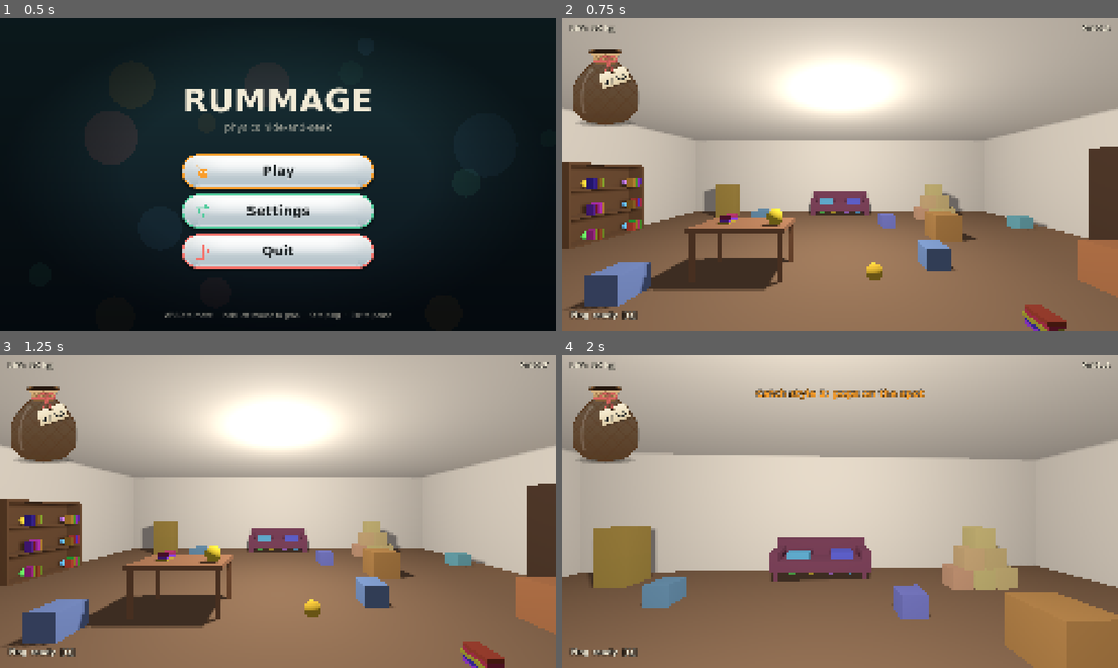
Above: before the commit, frames 1-4 (two rows, left to right).
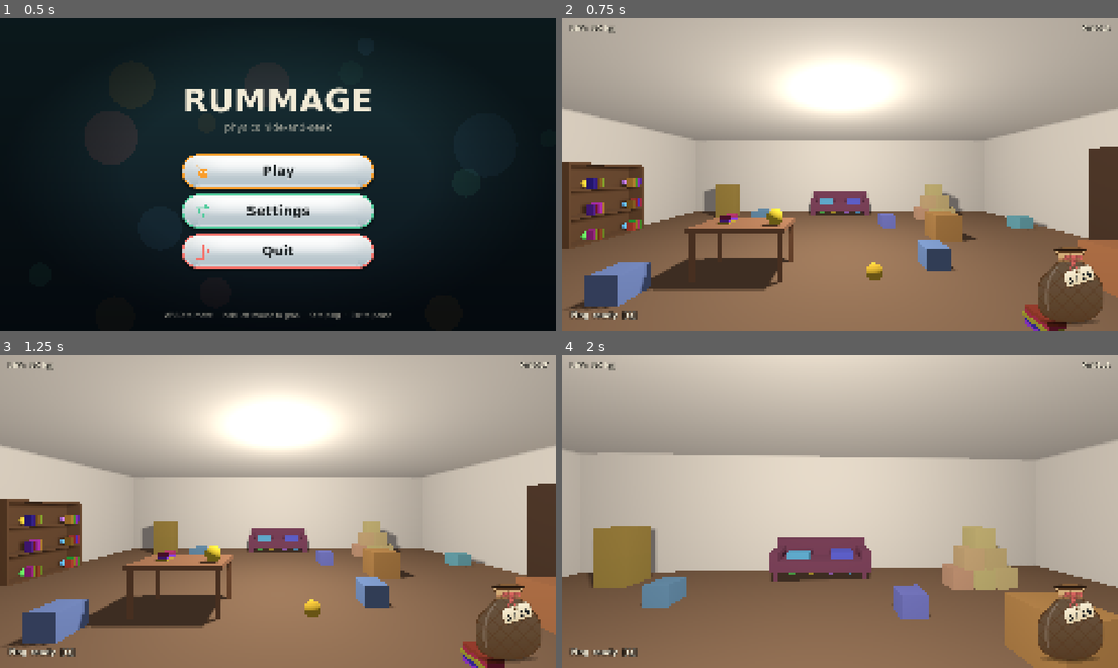
Above: after the commit, the same moments.

Repository: westo27/rummage
Game: Godot game, scene res://scenes/title.tscn
The game is run twice, just before and just after one commit, with the same random seed, the same clock (stepped at 60 frames per second) and the same inputs.
Inputs (mouse positions are in pixels of both pictures, inside the frame that each line leads up to):
- Up to frame 1 (0.5 s): no input
- Up to frame 2 (0.75 s): click (840, 171) at 0.5 s
- Up to frame 3 (1.25 s): no input
- Up to frame 4 (2 s): tap Enter at 1.25 s; move the mouse to (867, 511) at 1.27 s; hold W (move_forward) from 1.28 s (still down); tap 1 (catch_style_1, bound only before the commit) at 1.35 s; click (867, 511) at 1.42 s; tap 2 (catch_style_2, bound only before the commit) at 1.55 s

Frame 1 is identical in both runs. In frame 2, 4.3% of the frame differs, in the area x 2-98%, y 10-98%; in frame 3, 4.3%; in frame 4, 5.1%.

Commit message:
Sucked-in catch only, with a catch beam in the creature's colour
Tom picked the sucked-into-the-beam catch; the other two styles, the
1/2/3 keys and the flying ball are removed. The beam now latches onto a
caught creature in its own colour and reels it in, so the creature has
something to be pulled along. The marble bag is back in the bottom-right
corner.

check_hiding was not run.

Diff:
--- a/scripts/beam.gd
+++ b/scripts/beam.gd
@@ -43,6 +43,12 @@
 ## For a too-heavy object: where on it the red beam is latched, in its own
 ## coordinates.
 var _rejected_local: Vector3 = Vector3.ZERO
+## A creature being sucked in: the beam latches onto it, in its colour, and
+## reels it in. Cleared when the creature is gone.
+var _catching: Creature = null
+var _catch_started: float = 0.0
+## How long the beam takes to shoot out and reach the creature, in seconds.
+const CATCH_REACH_TIME: float = 0.06
 var _aimed_creature: Creature = null
 var _capture_sound := AudioStreamPlayer.new()
 ## The grab button only counts if its press reached this script as an event.
@@ -175,6 +181,8 @@
 
 func _capture(creature: Creature) -> void:
 	creature.capture(_camera.to_global(BEAM_ORIGIN_LOCAL))
+	_catching = creature
+	_catch_started = Time.get_ticks_msec() / 1000.0
 	_capture_sound.play()
 	# Need a fresh click before grabbing anything else, so a capture with the
 	# button held doesn't immediately grab the crate behind it.
@@ -320,6 +328,13 @@
 
 
 func _update_beam_mesh() -> void:
+	# A creature is removed the moment it reaches the hand, which ends the
+	# catch beam by itself.
+	if _catching != null and not is_instance_valid(_catching):
+		_catching = null
+	if _catching != null and held == null:
+		_draw_catch_beam()
+		return
 	var end_body: Prop = held
 	var end_local: Vector3 = _grab_local
 	var color := Color(0.35, 0.85, 1.0)
@@ -348,6 +363,22 @@
 	_beam_mesh.visible = true
 
 
+## The beam while a creature is being sucked in: from the hand to the
+## creature as it's drawn this frame, in the creature's colour. For the first
+## few hundredths of a second it shoots out from the hand and hasn't reached
+## the creature yet; after that it reels the creature in, so it shortens as
+## the creature comes. A slight bow keeps it looking like the same beam.
+func _draw_catch_beam() -> void:
+	var start: Vector3 = _camera.to_global(BEAM_ORIGIN_LOCAL)
+	var target: Vector3 = _catching._visual.get_global_transform_interpolated().origin
+	var reach: float = clampf((Time.get_ticks_msec() / 1000.0 - _catch_started) / CATCH_REACH_TIME, 0.0, 1.0)
+	var end: Vector3 = start.lerp(target, reach)
+	var control: Vector3 = start.lerp(end, 0.5) + Vector3.UP * start.distance_to(end) * 0.08
+	_draw_arc(start, control, end)
+	_beam_material.albedo_color = _catching.body_color
+	_beam_mesh.visible = true
+
+
 ## Draws a thin ribbon along a quadratic Bézier curve (start → end, pulled
 ## toward control). ImmediateMesh is a mesh you rebuild from scratch each frame,
 ## like drawing on a canvas. The mesh node is top_level with no transform, so
--- a/scripts/creature.gd
+++ b/scripts/creature.gd
@@ -221,8 +221,10 @@
 	_check_left = CHECK_INTERVAL
 
 
-## Called by the beam. Plays one of the catch animations (Game.catch_style),
-## then emits `captured` and is removed. `toward` is the beam's hand.
+## Called by the beam. The creature is sucked into the beam's hand
+## (`toward`): it turns to face it and stretches toward it as it's pulled in,
+## speeding up as it goes, like being sucked through a straw. Then it emits
+## `captured` and is removed.
 func capture(toward: Vector3) -> void:
 	if state == State.CAPTURED:
 		return
@@ -230,38 +232,21 @@
 	_set_catchable(false)
 	collision_layer = 0
 	collision_mask = 0
-	# Sparkles where it was caught, in every style. Added to the room rather
-	# than to the creature, so they outlive it.
+	# Sparkles where it was caught. Added to the room rather than to the
+	# creature, so they outlive it.
 	CatchSparkles.burst(get_parent(), _visual.global_position + Vector3.UP * 0.05, body_color)
 
+	var to_hand: Vector3 = toward - _visual.global_position
+	if to_hand.length() > 0.01 and absf(to_hand.normalized().y) < 0.98:
+		_visual.look_at(toward, Vector3.UP)  # -Z, its face, toward the hand
 	# A tween animates properties over time without writing a per-frame loop.
 	# Tweeners run one after another unless joined with parallel().
 	# TWEEN_PROCESS_PHYSICS steps it in physics ticks, which is what physics
 	# interpolation expects for anything that moves.
 	var tween := create_tween().set_process_mode(Tween.TWEEN_PROCESS_PHYSICS)
-	match Game.catch_style:
-		Game.CatchStyle.FLY_TO_BAG:
-			# A quick blink-out where it stands; the HUD then flies a ball in
-			# its colour from this spot on screen into the bag.
-			tween.tween_property(_visual, "scale", Vector3.ONE * 1.25, 0.05)
-			tween.tween_property(_visual, "scale", Vector3.ONE * 0.01, 0.1)
-		Game.CatchStyle.POP:
-			# Squash flat, swell up round, burst.
-			tween.tween_property(_visual, "scale", Vector3(1.5, 0.55, 1.5), 0.06)
-			tween.tween_property(_visual, "scale", Vector3.ONE * 1.8, 0.06) \
-				.set_trans(Tween.TRANS_BACK).set_ease(Tween.EASE_OUT)
-			tween.tween_callback(_visual.hide)
-			tween.tween_interval(0.05)
-		Game.CatchStyle.SUCK:
-			# Turn to face the hand, then stretch toward it as it's pulled in,
-			# speeding up as it goes, like being sucked through a straw.
-			var to_hand: Vector3 = toward - _visual.global_position
-			if to_hand.length() > 0.01 and absf(to_hand.normalized().y) < 0.98:
-				_visual.look_at(toward, Vector3.UP)  # -Z, its face, toward the hand
-			tween.tween_property(_visual, "global_position", toward, 0.25) \
-				.set_trans(Tween.TRANS_QUAD).set_ease(Tween.EASE_IN)
-			tween.parallel().tween_property(_visual, "scale", Vector3(0.5, 0.5, 2.2), 0.15)
-			tween.tween_property(_visual, "scale", Vector3.ONE * 0.05, 0.05)
+	tween.tween_property(_visual, "global_position", toward, 0.25) 		.set_trans(Tween.TRANS_QUAD).set_ease(Tween.EASE_IN)
+	tween.parallel().tween_property(_visual, "scale", Vector3(0.5, 0.5, 2.2), 0.15)
+	tween.tween_property(_visual, "scale", Vector3.ONE * 0.05, 0.05)
 	tween.tween_callback(_finish_capture)
 
 
--- a/scripts/flying_ball.gd
+++ /dev/null
@@ -1,54 +0,0 @@
-class_name FlyingBall
-extends Node2D
-## For the "flies into the bag" catch style: a ball in the caught creature's
-## colour that arcs across the screen, from where it was caught up into the
-## marble bag's neck, then lets the bag take over.
-##
-## It looks up the bag's neck every frame rather than once at the start,
-## because the bag can move while it flies (the last catch moves the bag onto
-## the win card).
-
-signal arrived
-
-const FLIGHT_SECONDS: float = 0.5
-## How high the arc rises above a straight line, in design pixels.
-const ARC_HEIGHT: float = 260.0
-## Starts bigger, as if close to you in the room, and shrinks to bag size.
-const START_SCALE: float = 1.8
-
-var _from: Vector2
-var _target: Callable
-var _color: Color
-var _t: float = 0.0
-var _spin_speed: float = 0.0
-
-
-## `target` is called each frame and returns where the bag's neck is now.
-func setup(from: Vector2, target: Callable, color: Color) -> void:
-	_from = from
-	_target = target
-	_color = color
-	_spin_speed = randf_range(6.0, 10.0) * (1.0 if randf() < 0.5 else -1.0)
-	position = from
-	scale = Vector2.ONE * START_SCALE
-
-
-func _process(delta: float) -> void:
-	_t = minf(_t + delta / FLIGHT_SECONDS, 1.0)
-	# Ease in and out, so it leaps off and settles into the bag.
-	var eased: float = _t * _t * (3.0 - 2.0 * _t)
-	var to: Vector2 = _target.call()
-	# A quadratic curve whose middle point is lifted above the straight line.
-	var control: Vector2 = (_from + to) * 0.5 + Vector2.UP * ARC_HEIGHT
-	var u: float = 1.0 - eased
-	position = u * u * _from + 2.0 * u * eased * control + eased * eased * to
-	scale = Vector2.ONE * lerpf(START_SCALE, 1.0, eased)
-	rotation += _spin_speed * delta
-	queue_redraw()
-	if _t >= 1.0:
-		arrived.emit()
-		queue_free()
-
-
-func _draw() -> void:
-	BagMarble.paint(self, _color, BagMarble.RADIUS, rotation)
--- a/scripts/game.gd
+++ b/scripts/game.gd
@@ -14,14 +14,6 @@
 var settings: Settings
 ## Plays the knocks when props hit things. See scripts/impact_audio.gd.
 var impacts: ImpactAudio
-
-## How a caught creature leaves the room. Three versions to compare in play,
-## switched with the 1, 2 and 3 keys (main.gd). Kept here rather than in the
-## scene so the choice survives pressing R. Temporary: once one is chosen,
-## the other two and the keys can go.
-enum CatchStyle { FLY_TO_BAG, POP, SUCK }
-const CATCH_STYLE_NAMES: Array[String] = ["flies into the bag", "pops on the spot", "sucked into the beam"]
-var catch_style: CatchStyle = CatchStyle.FLY_TO_BAG
 
 
 func _ready() -> void:
@@ -58,10 +50,6 @@
 	_add_mouse("grab", MOUSE_BUTTON_LEFT)
 	_add_mouse("beam_nearer", MOUSE_BUTTON_WHEEL_DOWN)
 	_add_mouse("beam_further", MOUSE_BUTTON_WHEEL_UP)
-	# Temporary: compare the three catch styles (see CatchStyle above).
-	_add_key("catch_style_1", KEY_1)
-	_add_key("catch_style_2", KEY_2)
-	_add_key("catch_style_3", KEY_3)
 
 
 func _add_key(action: String, key: Key) -> void:
--- a/scripts/hud.gd
+++ b/scripts/hud.gd
@@ -18,7 +18,7 @@
 @onready var _ping_label: Label = $PingLabel
 @onready var _toast_label: Label = $ToastLabel
 
-## The drawstring bag in the top-left corner that caught creatures drop
+## The drawstring bag in the bottom-right corner that caught creatures drop
 ## into. The paper tag on its bow is the catch counter. See marble_bag.gd.
 var _bag: MarbleBag
 ## The win screen, built in code by _build_win_screen: a dimmed backdrop with a
@@ -41,11 +41,8 @@
 const TOAST_FONT_SIZE: int = 44
 const WIN_HEADING_FONT_SIZE: int = 104
 const WIN_TIME_FONT_SIZE: int = 66
-## Where the marble bag sits from the top-left corner. It starts just below
-## the Lift readout (which stays at the very top left); the empty space above
-## its neck, where balls appear before dropping, overlaps the readout's row
-## but nothing is drawn there until a ball falls past.
-const BAG_MARGIN := Vector2(20.0, 40.0)
+## Gap between the marble bag and the bottom-right corner of the screen.
+const BAG_MARGIN := Vector2(40.0, 16.0)
 
 
 func _ready() -> void:
@@ -74,41 +71,22 @@
 func _build_bag() -> void:
 	_bag = MarbleBag.new()
 	_bag.name = "MarbleBag"
-	# Top-left corner. Anchors default to the top left, so the offsets are
-	# just its position and size.
-	_bag.offset_left = BAG_MARGIN.x
-	_bag.offset_top = BAG_MARGIN.y
-	_bag.offset_right = BAG_MARGIN.x + MarbleBag.VIEW_SIZE.x
-	_bag.offset_bottom = BAG_MARGIN.y + MarbleBag.VIEW_SIZE.y
+	# Pinned to the bottom-right corner: all four anchors at (1, 1), so the
+	# offsets are measured back from that corner.
+	_bag.anchor_left = 1.0
+	_bag.anchor_top = 1.0
+	_bag.anchor_right = 1.0
+	_bag.anchor_bottom = 1.0
+	_bag.offset_left = -BAG_MARGIN.x - MarbleBag.VIEW_SIZE.x
+	_bag.offset_top = -BAG_MARGIN.y - MarbleBag.VIEW_SIZE.y
+	_bag.offset_right = -BAG_MARGIN.x
+	_bag.offset_bottom = -BAG_MARGIN.y
 	add_child(_bag)
 
 
 ## Drops a ball of this colour into the bag. Called by main.gd on each catch.
-## `caught_at` is where in the room it was caught. In the "flies into the
-## bag" style, a ball flies from that spot on screen into the bag's neck and
-## drops in when it arrives; otherwise it drops straight in.
-func add_to_bag(color: Color, caught_at: Vector3 = Vector3.INF) -> void:
-	if Game.catch_style != Game.CatchStyle.FLY_TO_BAG or caught_at == Vector3.INF:
-		_bag.drop(color)
-		return
-	_bag.open_neck()
-	var ball := FlyingBall.new()
-	ball.name = "FlyingBall"
-	ball.setup(_screen_point(caught_at), _bag.mouth_point, color)
-	ball.arrived.connect(_bag.drop.bind(color))
-	# Added last, so it's drawn over everything, including the win card if
-	# this was the last catch.
-	add_child(ball)
-
-
-## Where a point in the room is on screen, in the HUD's coordinates. If it's
-## behind the camera, the bottom middle of the screen instead.
-func _screen_point(world: Vector3) -> Vector2:
-	var camera: Camera3D = get_viewport().get_camera_3d()
-	var screen: Vector2 = get_viewport().get_visible_rect().size
-	if camera == null or camera.is_position_behind(world):
-		return Vector2(screen.x * 0.5, screen.y + 40.0)
-	return camera.unproject_position(world)
+func add_to_bag(color: Color) -> void:
+	_bag.drop(color)
 
 
 func _build_win_screen() -> void:
--- a/scripts/main.gd
+++ b/scripts/main.gd
@@ -54,19 +54,11 @@
 		# Throws away the whole scene tree under Main and loads it fresh from the
 		# .tscn file. The Game autoload is not part of the scene, so it survives.
 		get_tree().reload_current_scene()
-		return
-	# Temporary: 1, 2 and 3 switch between the catch styles to compare them.
-	for i in Game.CATCH_STYLE_NAMES.size():
-		if event.is_action_pressed("catch_style_%d" % (i + 1)):
-			Game.catch_style = i as Game.CatchStyle
-			_hud.show_toast("Catch style %d: %s" % [i + 1, Game.CATCH_STYLE_NAMES[i]])
 
 
 func _on_creature_captured(creature: Creature) -> void:
 	_caught += 1
-	# Where it was caught, so the "flies into the bag" style can start the
-	# ball's flight from that spot on screen.
-	_hud.add_to_bag(creature.body_color, creature.global_position)
+	_hud.add_to_bag(creature.body_color)
 	_beam.add_lift(Game.tune.lift_per_capture)
 	_hud.set_caught(_caught, _total_creatures)
 	_announce_unlocked_props()
--- a/scripts/marble_bag.gd
+++ b/scripts/marble_bag.gd
@@ -106,18 +106,6 @@
 ## Queues a ball of this colour to drop into the bag.
 func drop(color: Color) -> void:
 	_queue.append(color)
-
-
-## Loosens the neck ahead of a ball that's on its way (the flying catch), so
-## it's open when the ball arrives instead of opening after.
-func open_neck() -> void:
-	_open_hold_left = maxf(_open_hold_left, FlyingBall.FLIGHT_SECONDS + OPEN_HOLD)
-
-
-## Where a ball enters the bag, in the coordinates of the HUD it sits in.
-## get_global_transform includes the bag's position and its squash.
-func mouth_point() -> Vector2:
-	return get_global_transform() * Vector2(CENTRE_X, NECK_Y - FRILL_HEIGHT - 50.0)
 
 
 ## Sets the number written on the tag.
--- a/tests/check_catch.gd
+++ b/tests/check_catch.gd
@@ -1,7 +1,7 @@
 extends Node
-## Headless check for the catch: each of the three styles (switched with the
-## 1/2/3 keys) plays its own animation and ends with a ball in the bag, with
-## sparkles, the slurp and the tag hop every time. Not part of the game.
+## Headless check for the catch: the creature is sucked into the beam's hand,
+## stretching toward it, with sparkles, the slurp and the tag hop, and ends
+## as one ball in the bag. Not part of the game.
 ## Run: Godot --headless --path . res://tests/check_catch.tscn
 
 var _failures: int = 0
@@ -15,7 +15,6 @@
 
 
 func _run() -> void:
-	var style_before: Game.CatchStyle = Game.catch_style
 	_main = (load("res://scenes/main.tscn") as PackedScene).instantiate()
 	get_tree().root.add_child(_main)
 	get_tree().current_scene = _main
@@ -23,83 +22,62 @@
 	_beam = _main.get_node("Player/Head/Camera3D/Beam")
 	await _wait(1.0)
 
-	var creatures: Array = _main.get_node("MainRoomCreatures").get_children()
-	for style in 3:
-		_press("catch_style_%d" % (style + 1))
-		await _wait(0.1)
-		var name: String = Game.CATCH_STYLE_NAMES[style]
-		_check("key %d picks '%s'" % [style + 1, name], Game.catch_style == style,
-			"style %d" % Game.catch_style)
-		_check("a toast names the style", (_main.get_node("HUD/ToastLabel") as Label).text.contains(name),
-			"'%s'" % (_main.get_node("HUD/ToastLabel") as Label).text)
-		await _catch_one(creatures[style] as Creature, name)
+	var creature := _main.get_node("MainRoomCreatures").get_child(0) as Creature
+	var room: Node = creature.get_parent()
+	var balls_before: int = _hud._bag.marble_count()
+	var hand: Vector3 = _beam._camera.to_global(Beam.BEAM_ORIGIN_LOCAL)
+	_beam._capture(creature)  # as if clicked: plays the sound too
+	await get_tree().physics_frame
 
-	Game.catch_style = style_before
+	var sparkles: int = room.get_children().filter(func(n: Node) -> bool: return n is CatchSparkles).size()
+	_check("sparkles burst where it was caught", sparkles > 0, "")
+	_check("the catch slurps",
+		_beam._capture_sound.playing and _beam._capture_sound.stream == Tones.slurp(), "")
+
+	# Watch the animation until the creature is gone.
+	var nearest_hand: float = INF
+	var longest: float = 0.0
+	var beam_shown: bool = false
+	var beam_in_its_colour: bool = false
+	var beam_reached_it: bool = false
+	var color: Color = creature.body_color
+	while is_instance_valid(creature):
+		nearest_hand = minf(nearest_hand, creature._visual.global_position.distance_to(hand))
+		longest = maxf(longest, creature._visual.scale.z)
+		await get_tree().process_frame  # the beam is redrawn per frame
+		if not is_instance_valid(creature):
+			break
+		if _beam._beam_mesh.visible:
+			beam_shown = true
+			beam_in_its_colour = _beam._beam_material.albedo_color.is_equal_approx(color)
+			if _beam_end().distance_to(creature._visual.global_position) < 0.1:
+				beam_reached_it = true
+		await get_tree().physics_frame
+	_check("it's pulled into the hand", nearest_hand < 0.2, "%.2f m from the hand" % nearest_hand)
+	_check("it stretches on the way", longest > 1.8, "longest %.2f" % longest)
+	_check("the beam shows while it's sucked in", beam_shown, "")
+	_check("the beam is the creature's colour", beam_in_its_colour, "")
+	_check("the beam reaches the creature", beam_reached_it, "")
+	await get_tree().process_frame
+	_check("the beam goes once it's caught", not _beam._beam_mesh.visible, "")
+	await get_tree().physics_frame
+	_check("the tag hops", _hud._bag._tag_hop > 0.0, "%.2f" % _hud._bag._tag_hop)
+
+	await _wait(2.0)
+	_check("one ball ends up in the bag", _hud._bag.marble_count() == balls_before + 1,
+		"%d -> %d" % [balls_before, _hud._bag.marble_count()])
+	_check("the sparkles clean themselves up",
+		room.get_children().filter(func(n: Node) -> bool: return n is CatchSparkles).is_empty(), "")
+
 	print("RESULT: %s" % ("ALL PASS" if _failures == 0 else "%d FAILED" % _failures))
 	get_tree().quit(_failures)
 
 
-func _catch_one(creature: Creature, style_name: String) -> void:
-	var balls_before: int = _hud._bag.marble_count()
-	var hand: Vector3 = _beam._camera.to_global(Beam.BEAM_ORIGIN_LOCAL)
-	var room: Node = creature.get_parent()
-	_beam._capture(creature)  # as if clicked: plays the sound too
-	await get_tree().physics_frame
-
-	var sparkles: int = 0
-	for child in room.get_children():
-		if child is CatchSparkles:
-			sparkles += 1
-	_check("[%s] sparkles burst where it was caught" % style_name, sparkles > 0, "")
-	_check("[%s] the catch slurps" % style_name,
-		_beam._capture_sound.playing and _beam._capture_sound.stream == Tones.slurp(), "")
-
-	# Watch the animation until the creature is gone.
-	var biggest: float = 0.0
-	var longest: float = 0.0
-	var nearest_hand: float = INF
-	var flew: bool = false
-	while is_instance_valid(creature):
-		biggest = maxf(biggest, creature._visual.scale.x)
-		longest = maxf(longest, creature._visual.scale.z)
-		nearest_hand = minf(nearest_hand, creature._visual.global_position.distance_to(hand))
-		await get_tree().physics_frame
-	# The flying ball (if any) appears right as the creature goes.
-	for i in 6:
-		flew = flew or _hud.get_node_or_null("FlyingBall") != null
-		await get_tree().physics_frame
-	_check("[%s] the tag hops" % style_name, _hud._bag._tag_hop > 0.0, "%.2f" % _hud._bag._tag_hop)
-
-	match style_name:
-		"flies into the bag":
-			_check("[%s] a ball flies across the screen" % style_name, flew, "")
-			_check("[%s] it stays where it was caught" % style_name, nearest_hand > 0.5,
-				"came within %.2f m of the hand" % nearest_hand)
-		"pops on the spot":
-			_check("[%s] it swells before bursting" % style_name, biggest > 1.5, "max scale %.2f" % biggest)
-			_check("[%s] no ball flies" % style_name, not flew, "")
-		"sucked into the beam":
-			_check("[%s] it's pulled into the hand" % style_name, nearest_hand < 0.2,
-				"%.2f m from the hand" % nearest_hand)
-			_check("[%s] it stretches on the way" % style_name, longest > 1.8, "longest %.2f" % longest)
-			_check("[%s] no ball flies" % style_name, not flew, "")
-
-	await _wait(2.0)
-	_check("[%s] a ball ends up in the bag" % style_name, _hud._bag.marble_count() == balls_before + 1,
-		"%d -> %d" % [balls_before, _hud._bag.marble_count()])
-	_check("[%s] the sparkles clean themselves up" % style_name,
-		room.get_children().filter(func(n: Node) -> bool: return n is CatchSparkles).is_empty(), "")
-
-
-func _press(action: String) -> void:
-	var ev := InputEventAction.new()
-	ev.action = action
-	ev.pressed = true
-	Input.parse_input_event(ev)
-	var up := InputEventAction.new()
-	up.action = action
-	up.pressed = false
-	Input.parse_input_event.call_deferred(up)
+## The last point of the beam ribbon.
+func _beam_end() -> Vector3:
+	var arrays: Array = (_beam._beam_mesh.mesh as ImmediateMesh).surface_get_arrays(0)
+	var verts: PackedVector3Array = arrays[Mesh.ARRAY_VERTEX]
+	return (verts[verts.size() - 1] + verts[verts.size() - 2]) * 0.5
 
 
 func _wait(seconds: float) -> void:
--- a/tests/shoot.gd
+++ b/tests/shoot.gd
@@ -56,9 +56,8 @@
 	hud.set_caught(25, 25)
 	await get_tree().create_timer(4.0).timeout
 	hud._bag._viewport.get_texture().get_image().save_png("%s/bag_full.png" % OUT)
-	# A catch in the "flies into the bag" style: a creature put in front of
-	# the camera, caught; sparkles first, then the ball partway to the bag.
-	Game.catch_style = Game.CatchStyle.FLY_TO_BAG
+	# A catch: a creature put in front of the camera and caught; sparkles
+	# first, then the creature partway into the beam's hand.
 	var player := main.get_node("Player") as Node3D
 	var creature := main.get_node("MainRoomCreatures").get_child(0) as Creature
 	var ahead: Vector3 = player.global_position - player.global_basis.z * 2.2
@@ -68,8 +67,8 @@
 	(main.get_node("Player/Head/Camera3D/Beam") as Beam)._capture(creature)
 	await get_tree().create_timer(0.12).timeout
 	_shoot("catch_sparkles")
-	await get_tree().create_timer(0.3).timeout
-	_shoot("catch_flying")
+	await get_tree().create_timer(0.05).timeout
+	_shoot("catch_suck")
 	await get_tree().create_timer(1.0).timeout
 
 	var pause := main.get_node("PauseMenu") as PauseMenu
Not shown, removed: scripts/flying_ball.gd.uid
Not shown, changed: NOTES.md
